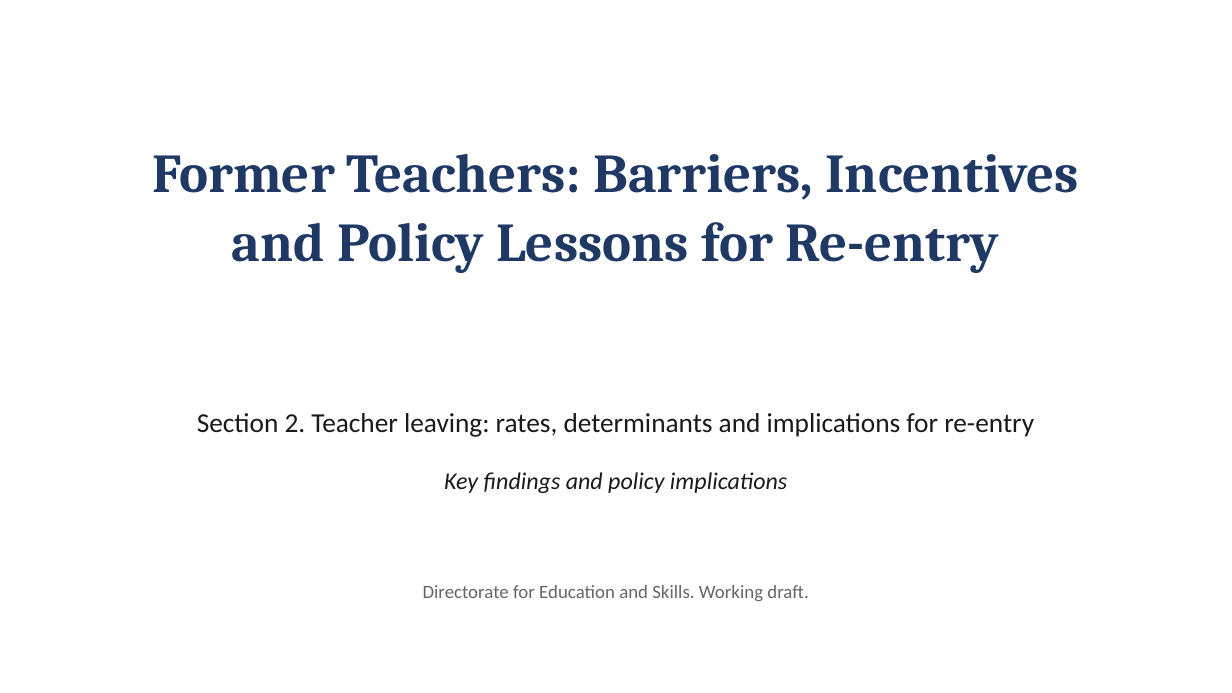
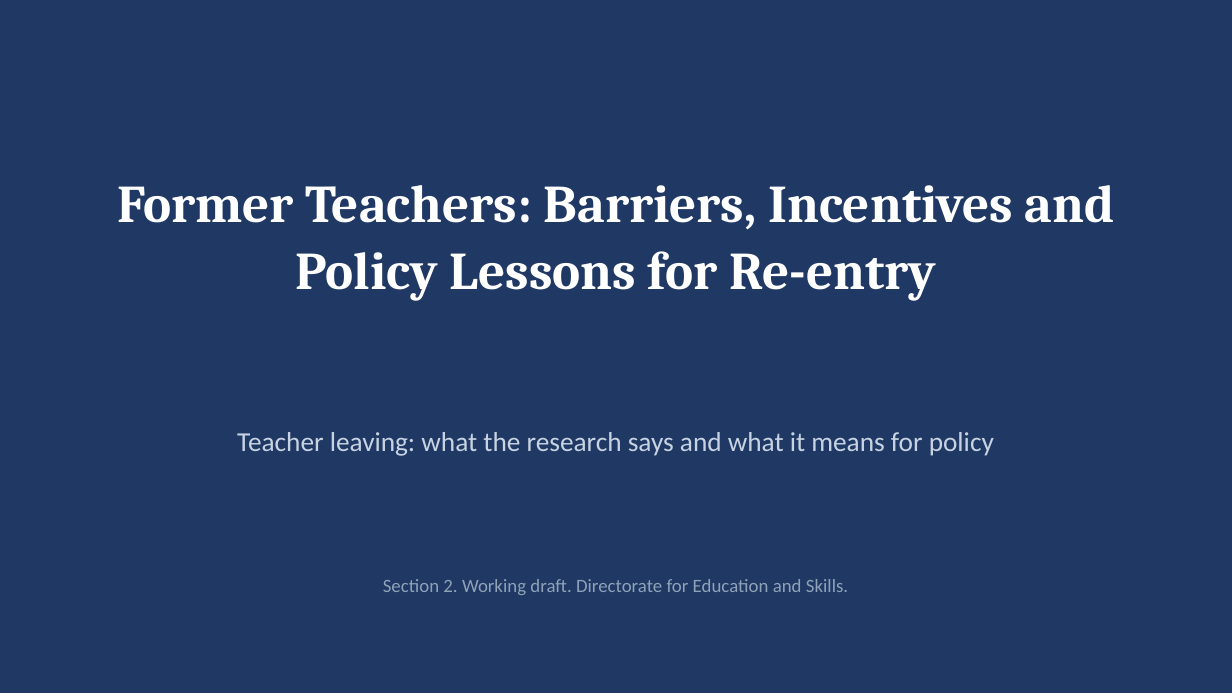
Before and after one commit to jedr1-ship-it/Former-Teachers, a slide deck: slide 1 of Former_Teachers_key_messages.pptx. Drawn at 1232x693 pixels with LibreOffice and Linux fonts; fonts in the diff are those of the drawing. Boxes give left, top, right and bottom in pixels: in the first picture for what was removed or moved away, otherwise in the second. Text is boxed around its words. In the diff, an @@ line names an element or a change of style, - is before the commit and + after.

```diff
--- a/Former_Teachers_key_messages.pptx
+++ b/Former_Teachers_key_messages.pptx
@@ background #FFFFFF to #1F3864 @@
@@ text "Former Teachers: Barriers, Incentives and ...": place and size @@
-text "Former Teachers: Barriers, Incentives and ..." at <box>153,154,1078,273</box>
+text "Former Teachers: Barriers, Incentives and ..." at <box>117,185,1115,300</box>
@@ text "Former Teachers: Barriers, Incentives and ..." at <box>117,185,1115,300</box>: size 32 to 31 pt, text colour #1F3864 to #FFFFFF; line spacing 40pt to 39pt @@
@@ text at <box>237,432,994,456</box>: text changed; text colour #1A1A1A to #C7D3E2 @@
-Section 2. Teacher leaving: rates, determinants and implications for re-entry
+Teacher leaving: what the research says and what it means for policy
@@ text removed at <box>444,472,787,493</box> @@
-Key findings and policy implications
@@ text at <box>383,579,848,595</box>: text changed; text colour #666666 to #8FA2B8 @@
-Directorate for Education and Skills. Working draft.
+Section 2. Working draft. Directorate for Education and Skills.
```
Also in this commit, not shown: 1 other slide changed, 5 slides added, 5 slides removed.
